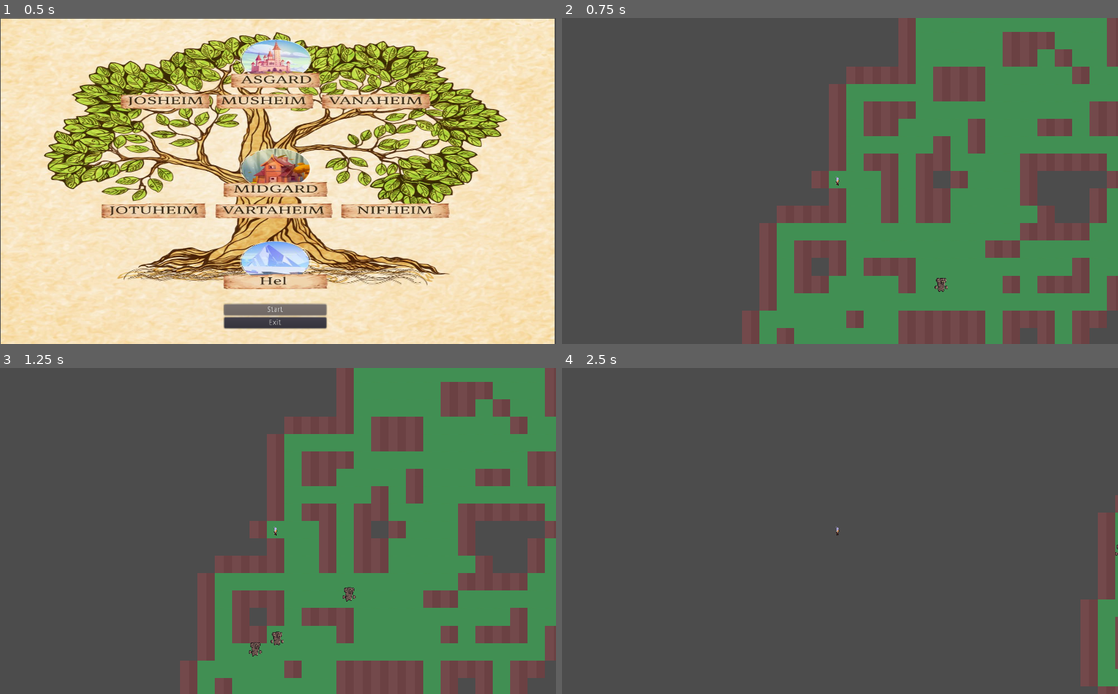
Above: before the commit, frames 1-4 (two rows, left to right).
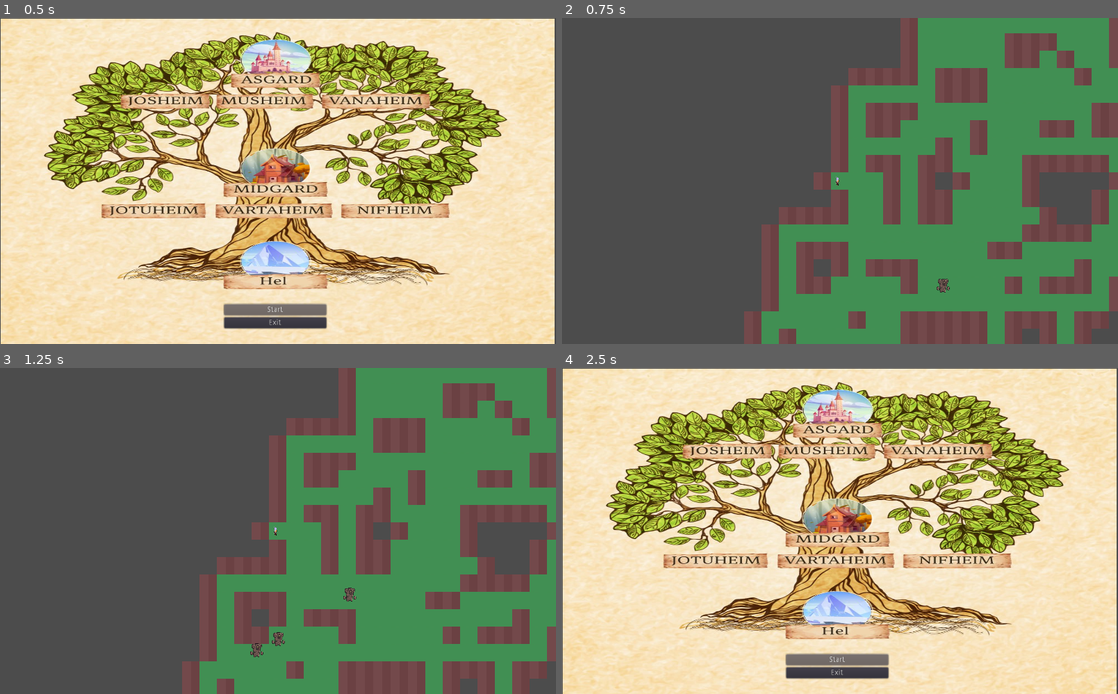
Above: after the commit, the same moments.

Repository: majg8a/game_jam_project_2023
Game: Godot game, scene res://Scenes/Menu.tscn
Two runs of this game, one before a commit and one after it. Both use one fixed random seed, a clock stepped at 60 frames per second and the inputs below.
Inputs:
- Up to frame 1 (0.5 s): no input
- Up to frame 2 (0.75 s): click "Start" at 0.5 s
- Up to frame 3 (1.25 s): no input
- Up to frame 4 (2.5 s): tap Enter (ui_accept) at 1.25, 2.1, 2.27 s; hold Right (right) 1.28-2.03 s; hold Enter (ui_accept) 1.28-2.03 s; hold S (down) from 2.03 s (still down)

Frame 1 is identical in both runs. In frame 2, 4.2% of the frame differs, in the area x 32-100%, y 0-100%; in frame 3, 4.4%; in frame 4, 99%, in the area x 0-100%, y 0-100%.

Commit message:
feat: better sooner than latter

Diff:
--- a/Scenes/player.tscn
+++ b/Scenes/player.tscn
@@ -73,8 +73,6 @@
 [sub_resource type="RectangleShape2D" id=6]
 extents = Vector2( 8, 8 )
 
-[sub_resource type="RectangleShape2D" id=7]
-
 [node name="Player" type="KinematicBody2D"]
 position = Vector2( 53, 24 )
 script = ExtResource( 1 )
@@ -101,11 +99,7 @@
 [node name="CollisionShape2D" type="CollisionShape2D" parent="Area2D"]
 shape = SubResource( 6 )
 
-[node name="Attack" type="KinematicBody2D" parent="."]
-
-[node name="CollisionShape2D" type="CollisionShape2D" parent="Attack"]
-position = Vector2( 9, 0 )
-shape = SubResource( 7 )
-disabled = true
+[node name="Camera2D" type="Camera2D" parent="."]
+current = true
 
 [connection signal="body_entered" from="Area2D" to="." method="_on_Area2D_body_entered"]
--- a/Scenes/world.tscn
+++ b/Scenes/world.tscn
@@ -1,10 +1,8 @@
-[gd_scene load_steps=9 format=2]
+[gd_scene load_steps=7 format=2]
 
 [ext_resource path="res://script/Walker.gd" type="Script" id=1]
 [ext_resource path="res://script/World.gd" type="Script" id=2]
 [ext_resource path="res://assets/asgard_floor_op.jpg" type="Texture" id=3]
-[ext_resource path="res://Scenes/player.tscn" type="PackedScene" id=4]
-[ext_resource path="res://Scenes/enemy.tscn" type="PackedScene" id=5]
 [ext_resource path="res://assets/wall.jpg" type="Texture" id=6]
 
 [sub_resource type="ConvexPolygonShape2D" id=1]
@@ -50,9 +48,6 @@
 [node name="world" type="Node2D"]
 script = ExtResource( 2 )
 
-[node name="enemy" parent="." instance=ExtResource( 5 )]
-visible = false
-
 [node name="TileMap" type="TileMap" parent="."]
 tile_set = SubResource( 2 )
 cell_size = Vector2( 32, 32 )
@@ -60,12 +55,6 @@
 format = 1
 script = ExtResource( 1 )
 
-[node name="player" parent="." instance=ExtResource( 4 )]
-position = Vector2( 20, 18 )
-
-[node name="Camera2D" type="Camera2D" parent="player"]
-current = true
-
 [node name="Enemy_timer" type="Timer" parent="."]
 autostart = true
 
--- a/script/World.gd
+++ b/script/World.gd
@@ -1,16 +1,19 @@
 extends Node2D
 
+onready var enemy_1 = preload("res://Scenes/enemy.tscn")
+onready var player_1 = preload("res://Scenes/player.tscn")
 const Walker = preload("Walker.gd")
 onready var tileMap = $TileMap
-onready var player = $player
+onready var player = player_1.instance()
 var map = []
 const enemyCount = 8
-var currentEnemyCount = 1
 const radiusVector =  Vector2(64, 64)
-onready var enemy_1 = preload("res://Scenes/enemy.tscn")
+
+
 
 func _ready():
 	generate_level()
+	genere_player()
 	generate_enemies()
 
 func generate_level():
@@ -27,16 +30,26 @@
 
 	tileMap.update()
 
+
+func genere_player():
+	player.position = map[0] * 32 + Vector2(16,16)
+	self.add_child(player)
+
+
 func _on_Enemy_timer_timeout():
 	generate_enemies()
 
 func generate_enemies():
-	if enemyCount <= currentEnemyCount:
+	if not player:
 		return
+	var brothers = []
+	var currentEnemies = []
+	for child in self.get_children():
+		if 'Golem' in  child.get_name():
+			currentEnemies.append(child)
+	var currentEnemyCount = len(currentEnemies)
 
-	var brothers = []
-
-	for i in enemyCount:
+	for i in enemyCount - currentEnemyCount:
 		if not i == 0:
 			var newEnemy = enemy_1.instance()
 			var enemyPosition = int(floor((len(map) -1 )/ i))
@@ -44,6 +57,6 @@
 			newEnemy.setNodeToApproach(player)
 			currentEnemyCount += 1
 			brothers.append(newEnemy)
+
 	for bro in brothers:
-		bro.setBorthers(brothers)
 		self.add_child(bro ,false)
--- a/script/enemy.gd
+++ b/script/enemy.gd
@@ -7,25 +7,17 @@
 const speed = .8
 var speedVector = Vector2(speed,speed)
 var brothers = []
-
+var nodeExist = false
 func _physics_process(delta):
-	if node == null:
-		return
-	var finalPosition = node.position - position
-	for bro in brothers:
-		finalPosition * -bro.position
+	nodeExist = is_instance_valid(node)
+	var finalPosition =  node.position - position if nodeExist  else position
 	animationPlayer.play("GolemWalk")
 	move_and_slide( finalPosition)
 
 func setNodeToApproach(newNode):
 	node = newNode
 
-func setBorthers(newBrothers):
-	for bro in newBrothers:
-		if not bro == self:
-			brothers.append(bro)
-
-
 func _on_Area2D_body_entered(body):
-	if body.get_name() == 'Attack':
-		self.visible
+	var isPlayerAttacking = nodeExist and node.isAttacking
+	if 'Player' in  body.get_name()  and isPlayerAttacking :
+		queue_free()
--- a/script/player.gd
+++ b/script/player.gd
@@ -2,17 +2,34 @@
 
 var speed = 200
 var velocity = Vector2()
-onready var attack = $Attack.get_child(0)
 onready var sprite = $Sprite
 onready var animationPlayer = $AnimationPlayer
 
 var muelto = false
+onready var isAttacking = false
 
 func _physics_process(delta):
 	if muelto:
 		return
+
+	if not Input.is_action_pressed("ui_accept"):
+		isAttacking = false
+
+	if move() and not isAttacking:
+		animationPlayer.play("Walk")
+	elif Input.is_action_pressed("ui_accept"):
+		animationPlayer.play("Attack")
+		isAttacking = true
+	else:
+		animationPlayer.play("idle")
+
+	move_and_slide(velocity)
+
+
+func move():
 	velocity = Vector2()
-	if Input.is_action_pressed("down") or Input.is_action_pressed("up") or Input.is_action_pressed("left") or Input.is_action_pressed("right"):
+	var isMoving = Input.is_action_pressed("down") or Input.is_action_pressed("up") or Input.is_action_pressed("left") or Input.is_action_pressed("right")
+	if isMoving:
 		if Input.is_action_pressed("down"):
 
 			velocity.y += speed
@@ -28,21 +45,9 @@
 		elif Input.is_action_pressed("right"):
 			sprite.flip_h = false
 			velocity.x += speed
-
-		animationPlayer.play("Walk")
-	elif Input.is_action_pressed("ui_accept"):
-		animationPlayer.play("Attack")
-		attack.disabled = false
-
-	else:
-		animationPlayer.play("idle")
-		attack.disabled = true
-	move_and_slide(velocity)
-
-
+		return isMoving
 
 func _on_Area2D_body_entered(body):
-#	if "Golem" in body.get_name():
-#		visible = false
-#		muelto = true
-	pass
+	if "Golem" in body.get_name() and not isAttacking:
+		queue_free()
+		get_tree().change_scene("res://Scenes/Menu.tscn")
Not shown: 1 places in Scenes/player.tscn that only renumber resources
Not shown, added: export_presets.cfg
